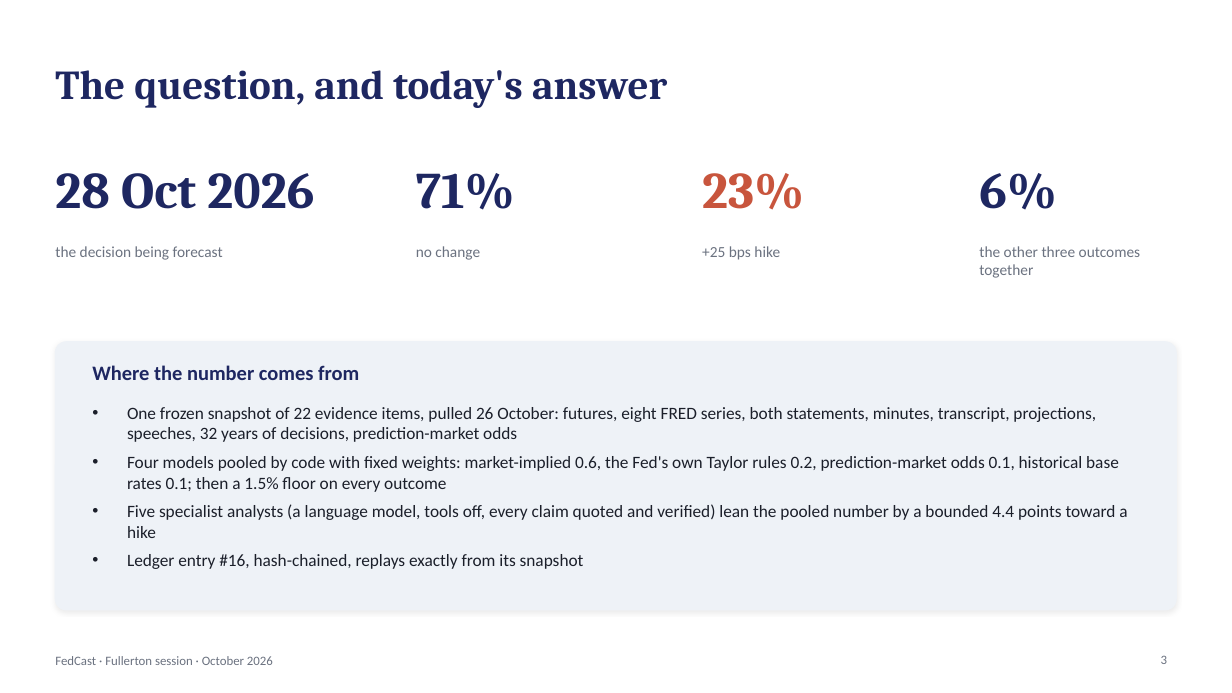
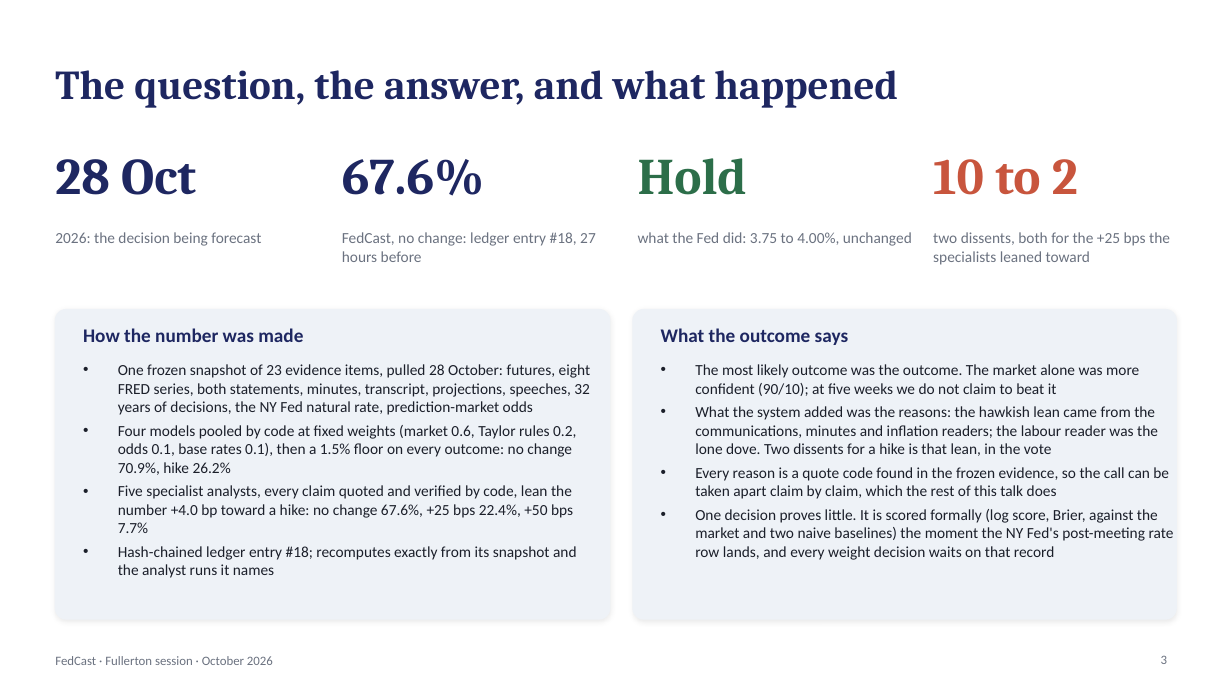
Before and after one commit to kmt112/fed-forecast, a slide deck: slide 3 of docs/FedCast_Fullerton.pptx. Drawn at 1232x693 pixels with LibreOffice and Linux fonts; fonts in the diff are those of the drawing. Boxes give left, top, right and bottom in pixels: in the first picture for what was removed or moved away, otherwise in the second. Text is boxed around its words. In the diff, an @@ line names an element or a change of style, - is before the commit and + after.

```diff
--- a/docs/FedCast_Fullerton.pptx
+++ b/docs/FedCast_Fullerton.pptx
@@ title at [55,70,898,108]: text changed @@
-The question, and today's answer
+The question, the answer, and what happened
@@ text at [55,159,196,195]: text changed @@
-28 Oct 2026
+28 Oct
@@ text at [342,159,484,196]: text changed @@
-71%
+67.6%
@@ text at [638,158,747,195]: text changed; text colour #C8553D to #2C6E49 @@
-23%
+Hold
@@ text at [933,159,1078,195]: text changed; text colour #1E2761 to #C8553D @@
-6%
+10 to 2
@@ text at [55,232,261,246]: text changed @@
-the decision being forecast
+2026: the decision being forecast
@@ text at [342,232,596,262]: text changed @@
-no change
+FedCast, no change: ledger entry #18, 27 hours before
@@ text at [638,232,912,246]: text changed @@
-+25 bps hike
+what the Fed did: 3.75 to 4.00%, unchanged
@@ text at [933,232,1170,265]: text changed @@
-the other three outcomes together
+two dissents, both for the +25 bps the specialists leaned toward
@@ rounded rectangle: place and size @@
-rounded rectangle at [55,342,1177,610]
+rounded rectangle at [55,310,610,619]
@@ rounded rectangle at [55,310,610,619]: proportions changed @@
@@ text at [83,328,303,342]: text changed; size 16 to 15 pt @@
-Where the number comes from
+How the number was made
@@ rounded rectangle added at [633,310,1177,619], fill #EEF2F7, outline #EEF2F7 1 pt @@
@@ text added at [661,328,848,345], 15 pt, text #1E2761, bold @@
+What the outcome says
@@ text at [118,364,590,578]: text changed; size 13.5 to 12 pt @@
-• One frozen snapshot of 22 evidence items, pulled 26 October: futures, eight FRED series, both statements, minutes, transcript, projections, speeches, 32 years of decisions, prediction-market odds
-• Four models pooled by code with fixed weights: market-implied 0.6, the Fed's own Taylor rules 0.2, prediction-market odds 0.1, historical base rates 0.1; then a 1.5% floor on every outcome
-• Five specialist analysts (a language model, tools off, every claim quoted and verified) lean the pooled number by a bounded 4.4 points toward a hike
-• Ledger entry #16, hash-chained, replays exactly from its snapshot
+• One frozen snapshot of 23 evidence items, pulled 28 October: futures, eight FRED series, both statements, minutes, transcript, projections, speeches, 32 years of decisions, the NY Fed natural rate, prediction-market odds
+• Four models pooled by code at fixed weights (market 0.6, Taylor rules 0.2, odds 0.1, base rates 0.1), then a 1.5% floor on every outcome: no change 70.9%, hike 26.2%
+• Five specialist analysts, every claim quoted and verified by code, lean the number +4.0 bp toward a hike: no change 67.6%, +25 bps 22.4%, +50 bps 7.7%
+• Hash-chained ledger entry #18; recomputes exactly from its snapshot and the analyst runs it names
@@ text added at [695,364,1174,560], 12 pt, text #1B1F2A @@
+• The most likely outcome was the outcome. The market alone was more confident (90/10); at five weeks we do not claim to beat it
+• What the system added was the reasons: the hawkish lean came from the communications, minutes and inflation readers; the labour reader was the lone dove. Two dissents for a hike is that lean, in the vote
+• Every reason is a quote code found in the frozen evidence, so the call can be taken apart claim by claim, which the rest of this talk does
+• One decision proves little. It is scored formally (log score, Brier, against the market and two naive baselines) the moment the NY Fed's post-meeting rate row lands, and every weight decision waits on that record
```
Also in this commit, not shown: 8 other slides changed, 2 slides added, 5 slides removed, 2 other files.
